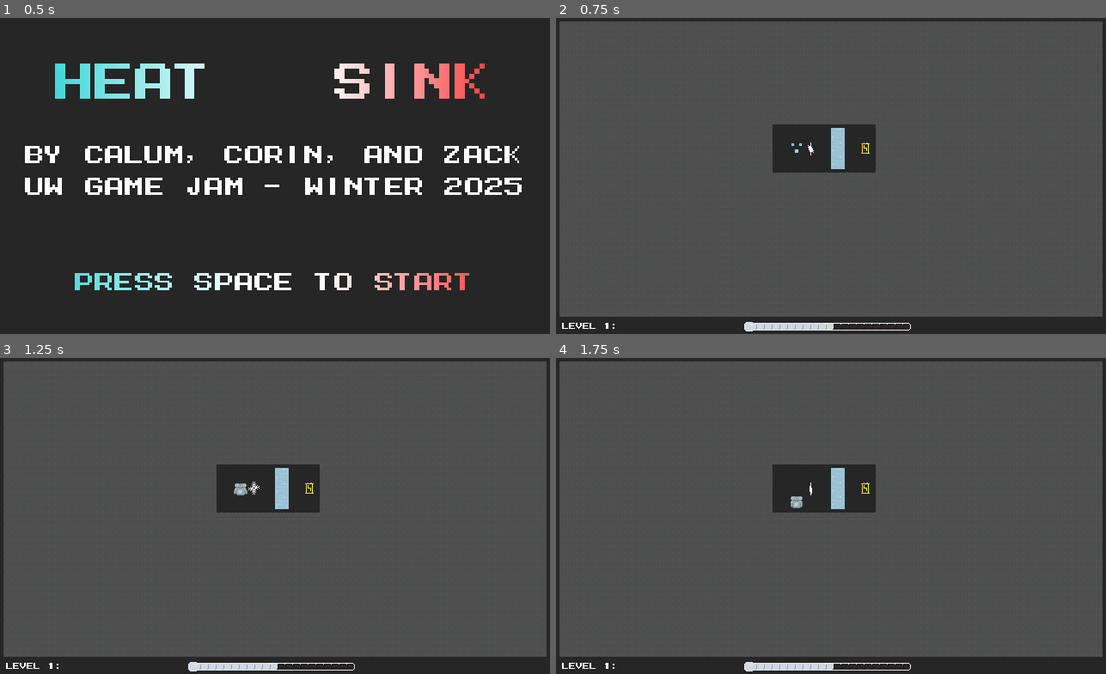
Above: before the commit, frames 1-4 (two rows, left to right).
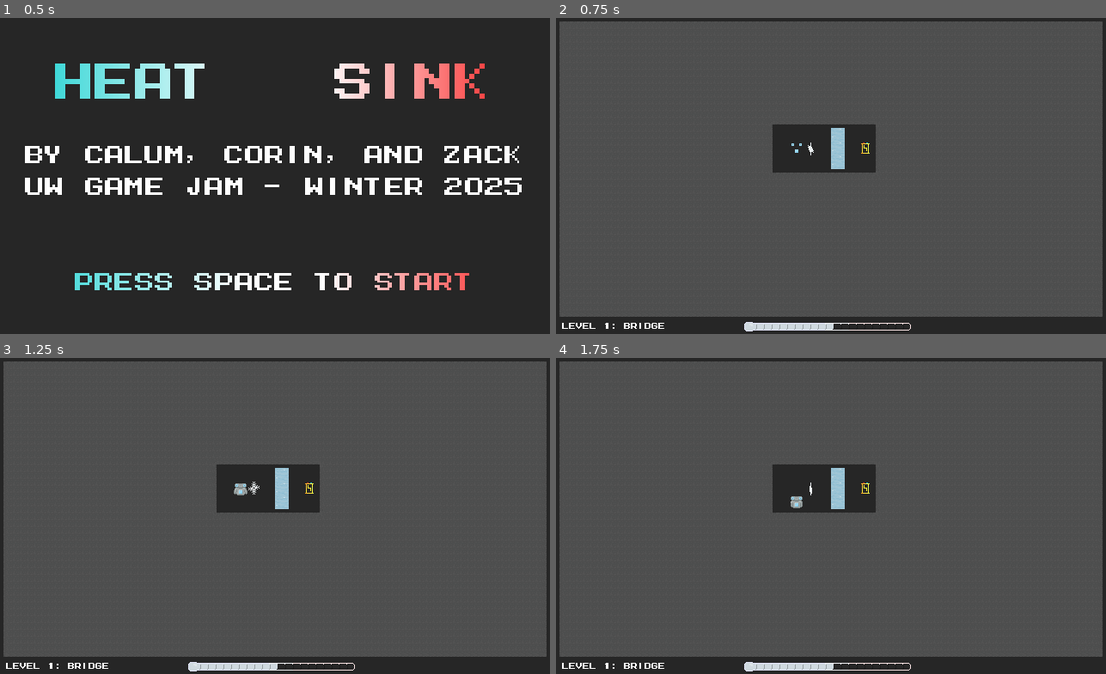
Above: after the commit, the same moments.

Repository: PhotonChaos/TemperatureBalance
Game: Godot game, scene res://scenes/main.tscn
Two runs of this game, one before a commit and one after it. Both use one fixed random seed, a clock stepped at 60 frames per second and the inputs below.
Inputs (mouse positions are in pixels of both pictures, inside the frame that each line leads up to):
- Up to frame 1 (0.5 s): no input
- Up to frame 2 (0.75 s): tap Space (start_game) at 0.5 s; move the mouse to (952, 160) at 0.52 s; hold Right (move_right) from 0.53 s (still down); hold Space (start_game) from 0.53 s (still down); click (952, 160) at 0.67 s
- Up to frame 3 (1.25 s): keep holding Right (move_right); keep holding Space (start_game)
- Up to frame 4 (1.75 s): move the mouse to (721, 531) at 1.27 s; release Right (move_right) at 1.28 s; release Space (start_game) at 1.28 s; hold Down (move_down) from 1.28 s (still down); tap Space (start_game) at 1.35 s

Frame 1 is identical in both runs. In frame 2, less than 0.1% of the frame differs, in the area x 12-20%, y 96-99%; in frame 3, less than 0.1%; in frame 4, less than 0.1%.

Commit message:
Add level names

Diff:
--- a/scenes/levels/Challenge1.tscn
+++ b/scenes/levels/Challenge1.tscn
@@ -7,6 +7,7 @@
 
 [node name="Level2" type="Node2D"]
 script = ExtResource("1_eyt7o")
+level_name = "Flame Skating"
 player_template = ExtResource("2_ns8vc")
 starting_temperature = 6
 
--- a/scenes/levels/Challenge2.tscn
+++ b/scenes/levels/Challenge2.tscn
@@ -7,6 +7,7 @@
 
 [node name="Level2" type="Node2D"]
 script = ExtResource("1_pxrq8")
+level_name = "Cold Pockets"
 player_template = ExtResource("2_ofiej")
 
 [node name="LevelLayer" type="TileMapLayer" parent="."]
--- a/scenes/levels/Challenge3.tscn
+++ b/scenes/levels/Challenge3.tscn
@@ -7,6 +7,7 @@
 
 [node name="Level2" type="Node2D"]
 script = ExtResource("1_3wf5b")
+level_name = "Thermal Shock"
 player_template = ExtResource("2_cfp3m")
 
 [node name="LevelLayer" type="TileMapLayer" parent="."]
--- a/scenes/levels/Challenge4.tscn
+++ b/scenes/levels/Challenge4.tscn
@@ -7,6 +7,7 @@
 
 [node name="Level2" type="Node2D"]
 script = ExtResource("1_afdn2")
+level_name = "Sublimation"
 player_template = ExtResource("2_30okj")
 
 [node name="LevelLayer" type="TileMapLayer" parent="."]
--- a/scenes/levels/Challenge5.tscn
+++ b/scenes/levels/Challenge5.tscn
@@ -7,6 +7,7 @@
 
 [node name="Level2" type="Node2D"]
 script = ExtResource("1_afdn2")
+level_name = "Crossroads"
 player_template = ExtResource("2_30okj")
 
 [node name="LevelLayer" type="TileMapLayer" parent="."]
--- a/scenes/levels/Tutorial1.tscn
+++ b/scenes/levels/Tutorial1.tscn
@@ -7,6 +7,7 @@
 
 [node name="Level2" type="Node2D"]
 script = ExtResource("1_8pvaw")
+level_name = "Bridge"
 player_template = ExtResource("2_pl062")
 
 [node name="LevelLayer" type="TileMapLayer" parent="."]
--- a/scenes/levels/Tutorial2.tscn
+++ b/scenes/levels/Tutorial2.tscn
@@ -7,6 +7,7 @@
 
 [node name="Level2" type="Node2D"]
 script = ExtResource("1_nihf2")
+level_name = "Skating"
 player_template = ExtResource("2_23ub1")
 
 [node name="LevelLayer" type="TileMapLayer" parent="."]
--- a/scenes/levels/Tutorial3.tscn
+++ b/scenes/levels/Tutorial3.tscn
@@ -7,6 +7,7 @@
 
 [node name="Level2" type="Node2D"]
 script = ExtResource("1_f8pop")
+level_name = "hot and cold"
 player_template = ExtResource("2_pgoom")
 
 [node name="LevelLayer" type="TileMapLayer" parent="."]
--- a/scenes/levels/Tutorial4.tscn
+++ b/scenes/levels/Tutorial4.tscn
@@ -7,7 +7,7 @@
 
 [node name="Level" type="Node2D"]
 script = ExtResource("1_fe0wy")
-level_name = "Tutorial 4"
+level_name = "Cold Open"
 player_template = ExtResource("2_nyd7d")
 starting_temperature = -10
 
--- a/scenes/levels/Tutorial5.tscn
+++ b/scenes/levels/Tutorial5.tscn
@@ -7,7 +7,7 @@
 
 [node name="Level" type="Node2D"]
 script = ExtResource("1_y282g")
-level_name = "Tutorial 5"
+level_name = "Thermal Crisis"
 player_template = ExtResource("2_45f15")
 
 [node name="LevelLayer" type="TileMapLayer" parent="."]
Not shown: 1 places in scenes/main.tscn that only renumber resources
Not shown, added: textures/SteamPoof-Sheet.png.import
